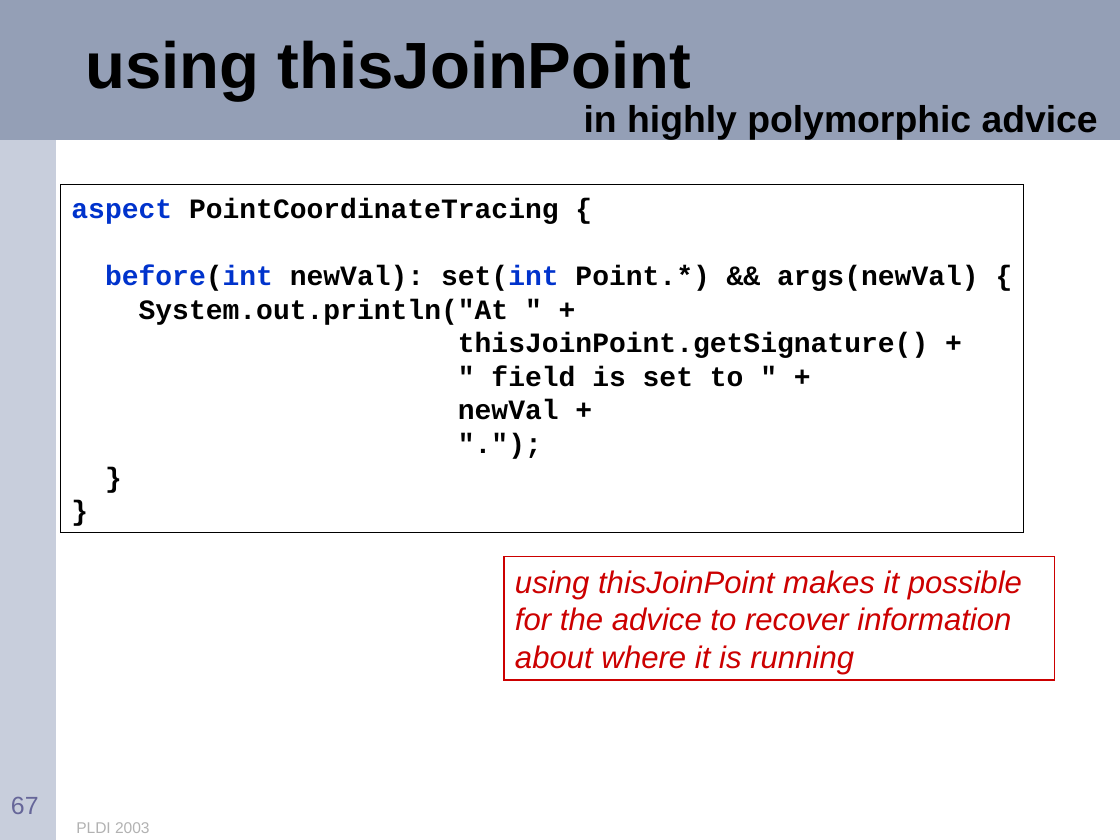
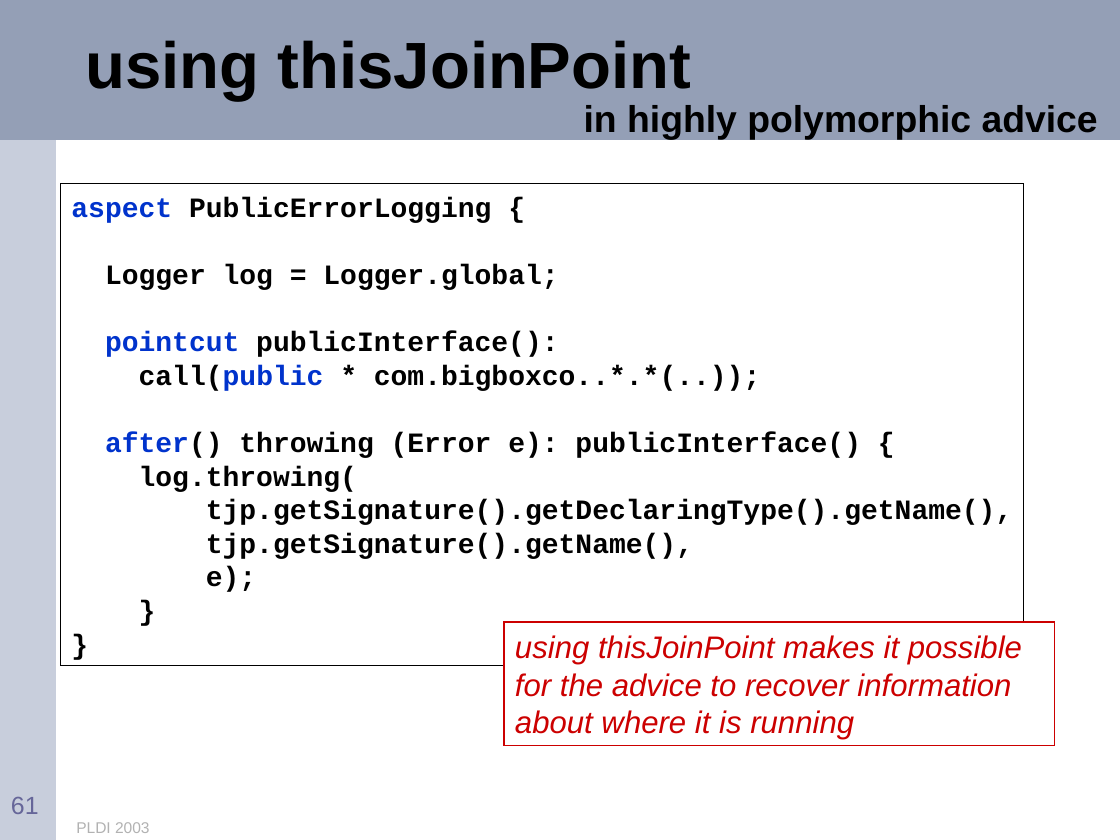
Before and after one commit to eclipse-aspectj/aspectj, a slide deck: slide 61 of docs/teaching/tutorial.ppt (slide 67 before the commit). Drawn at 1120x840 pixels with LibreOffice and Linux fonts; fonts in the diff are those of the drawing. Boxes give left, top, right and bottom in pixels: in the first picture for what was removed or moved away, otherwise in the second. Text is boxed around its words. In the diff, an @@ line names an element or a change of style, - is before the commit and + after.

```diff
--- a/docs/teaching/tutorial.ppt
+++ b/docs/teaching/tutorial.ppt
@@ rectangle removed at [60,185,1024,532] @@
-aspect PointCoordinateTracing {
-before(int newVal): set(int Point.*) && args(newVal) {
-System.out.println("At " +
-thisJoinPoint.getSignature() +
-" field is set to " +
-newVal +
-".");
-}
-}
@@ rectangle added at [60,184,1024,665], outline #000000 0.26 pt, 18 pt, text #000000, bold @@
+aspect PublicErrorLogging {
+Logger log = Logger.global;
+pointcut publicInterface():
+call(public * com.bigboxco..*.*(..));
+after() throwing (Error e): publicInterface() {
+log.throwing(
+tjp.getSignature().getDeclaringType().getName(),
+tjp.getSignature().getName(),
+e);
+}
+}
@@ rectangle "using thisJoinPoint makes it possible ...": place and size @@
-rectangle "using thisJoinPoint makes it possible ..." at [504,557,1055,680]
+rectangle "using thisJoinPoint makes it possible ..." at [504,622,1055,745]
@@ page number at [11,797,39,814]: text changed @@
-67
+61
```
Also in this commit, not shown: 13 other slides changed, 2 slides added, 12 slides removed.
